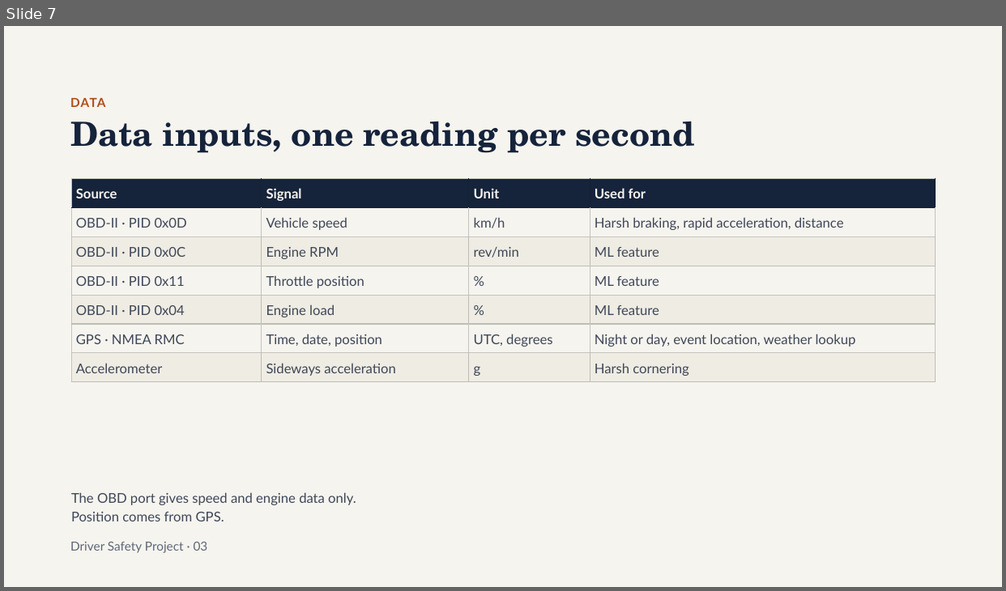
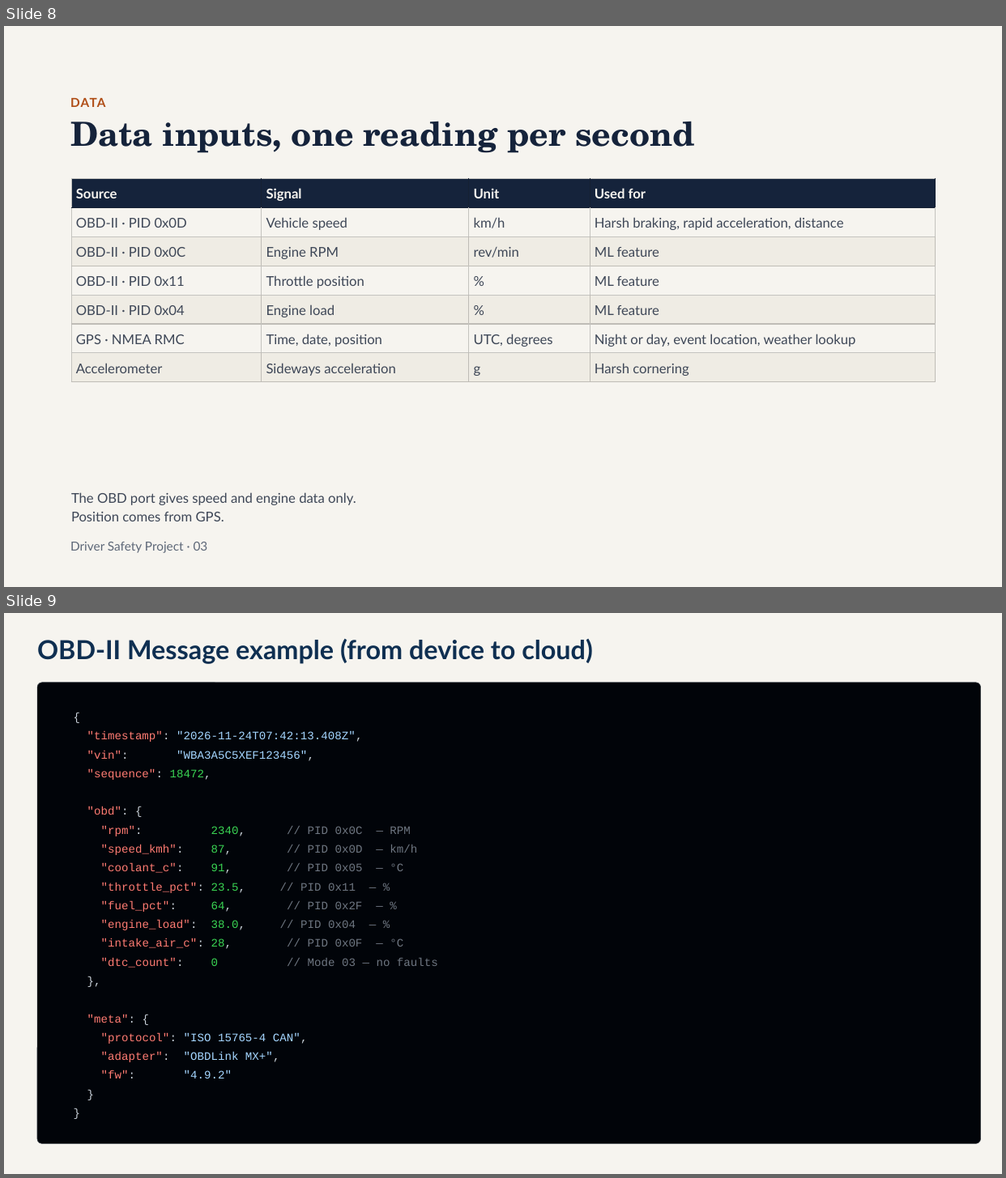
Before and after one commit to Osama-Gamil/Driver-Behaviour-PR, a slide deck: presentation/Driver_Safety_Project_organized.pptx. Shown one above the other, each under a label of ours: slide 7 before the commit, slides 8 and 9 after it. The pictures are 1006x591 and 1006x1178 pixels, drawn with LibreOffice and Linux fonts; fonts in the diff are those of the drawing. Boxes give left, top, right and bottom in pixels: in the first picture for what was removed or moved away, otherwise in the second. Text is boxed around its words. In the diff, an @@ line names an element or a change of style, - is before the commit and + after.

```diff
--- a/presentation/Driver_Safety_Project_organized.pptx
+++ b/presentation/Driver_Safety_Project_organized.pptx
@@ slide 9 added at [4, 613, 1002, 1174], background #F6F4EF @@
@@ title added at [37, 639, 593, 664], 25.2 pt, text #102F51, bold @@
+OBD-II Message example (from device to cloud)
@@ rounded rectangle added at [37, 683, 980, 1144], fill #010409, outline #30363D 0.5 pt @@
@@ text added at [87, 731, 438, 1079], 11 pt, text #FF7B72 @@
+{
+"timestamp": "2026-11-24T07:42:13.408Z",
+"vin": "WBA3A5C5XEF123456",
+"sequence": 18472,
+"obd": {
+"rpm": 2340, // PID 0x0C — RPM
+"speed_kmh": 87, // PID 0x0D — km/h
+"coolant_c": 91, // PID 0x05 — °C
+"throttle_pct": 23.5, // PID 0x11 — %
+"fuel_pct": 64, // PID 0x2F — %
+"engine_load": 38.0, // PID 0x04 — %
+"intake_air_c": 28, // PID 0x0F — °C
+"dtc_count": 0 // Mode 03 — no faults
+},
+"meta": {
+"protocol": "ISO 15765-4 CAN",
+"adapter": "OBDLink MX+",
+"fw": "4.9.2"
+}
+}
@@ what was slide 7 is now slide 8 @@
```
Also in this commit, not shown: 6 slides changed, 3 other slides added, 2 slides removed.
